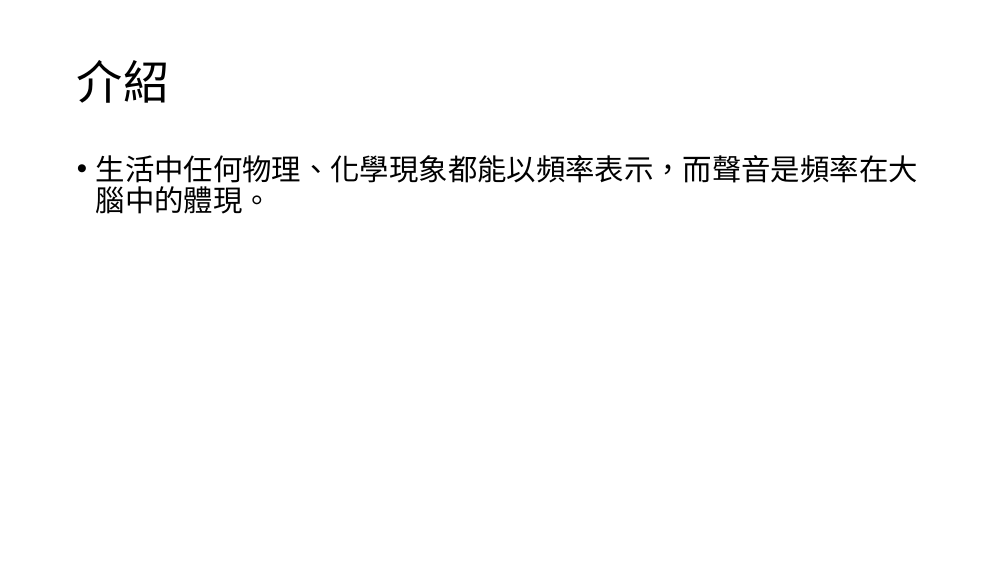
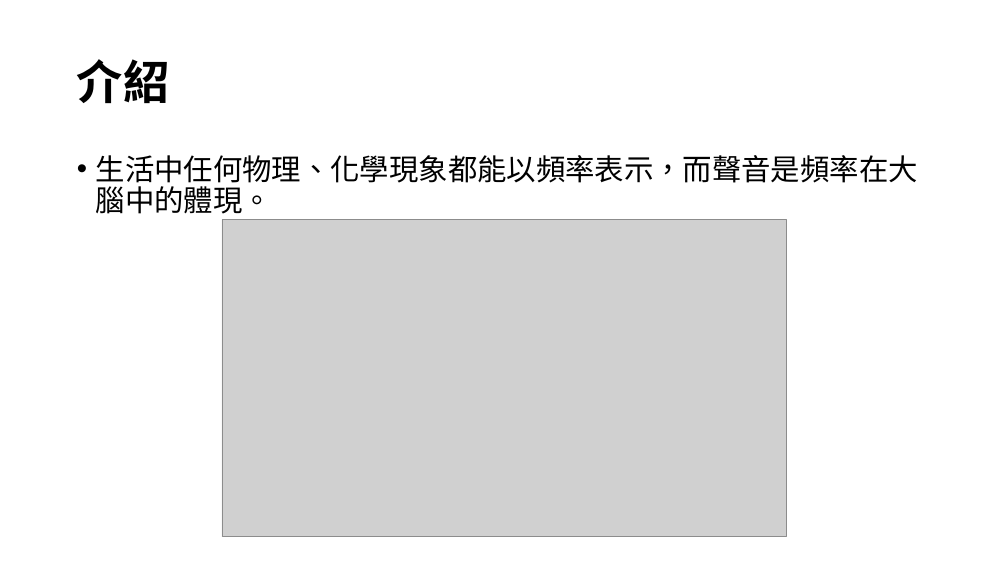
Before and after one commit to HowardYuuu/TunerWinForm, a slide deck: slide 2 of 1224報告_NAudio.pptx. Drawn at 1008x567 pixels with LibreOffice and Linux fonts; fonts in the diff are those of the drawing; grey boxes stand for pictures. Boxes give left, top, right and bottom in pixels: in the first picture for what was removed or moved away, otherwise in the second. Text is boxed around its words. In the diff, an @@ line names an element or a change of style, - is before the commit and + after.

```diff
--- a/1224報告_NAudio.pptx
+++ b/1224報告_NAudio.pptx
@@ title "介紹" at <box>77,59,169,103</box>: bold on @@
@@ picture added at <box>222,219,786,537</box> @@
```
Also in this commit, not shown: 5 slides added, 9 slides removed.
